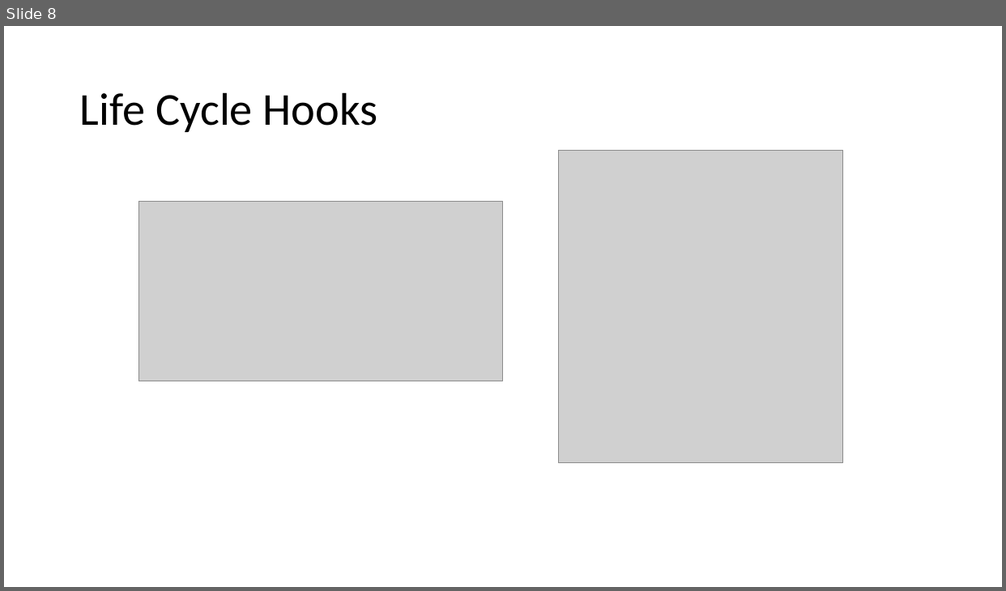
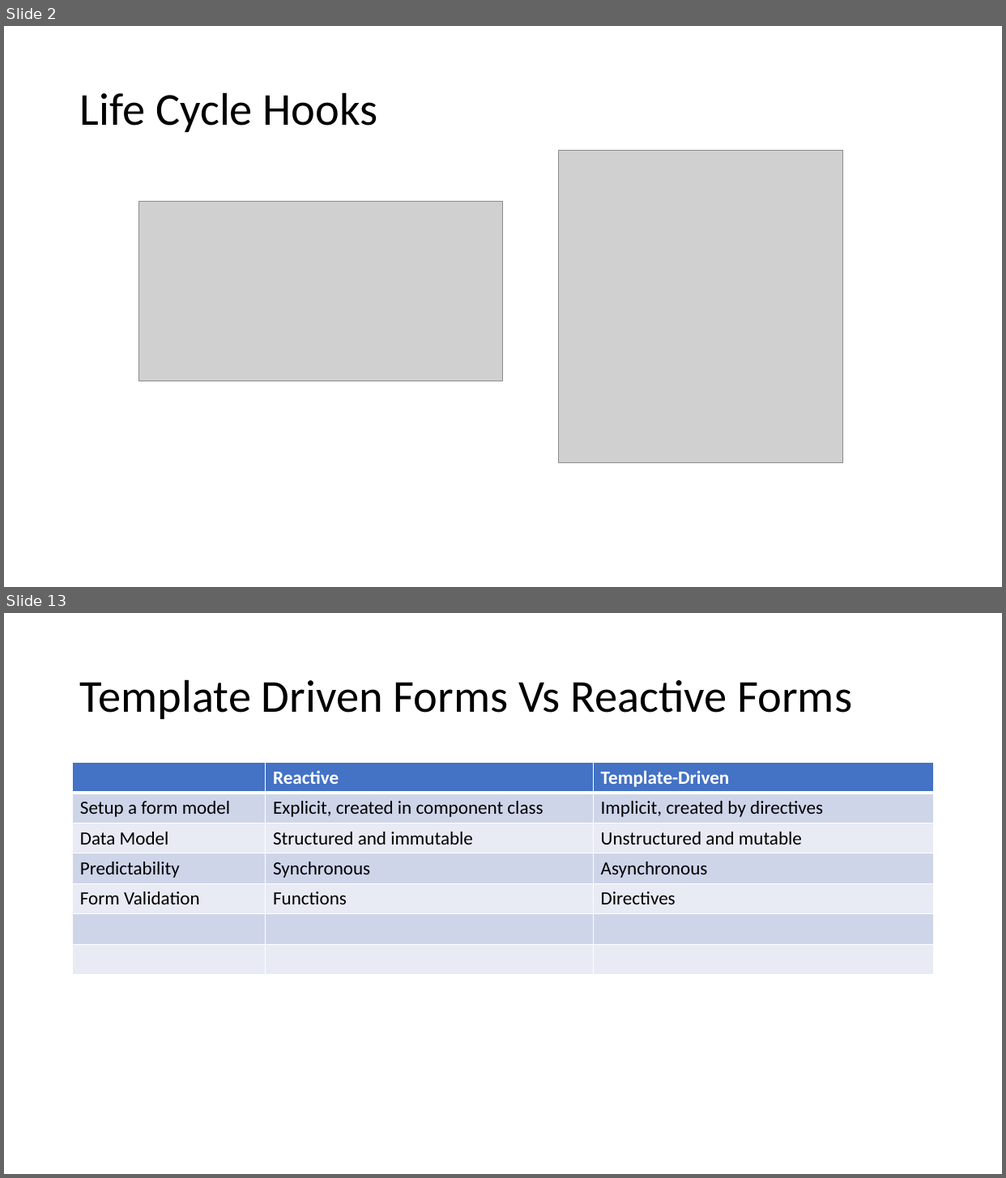
Before and after one commit to sitaramgarlapati/angularDemo, a slide deck: slides/Ang Sessions 2.pptx. Shown one above the other, each under a label of ours: slide 8 before the commit, slides 2 and 13 after it; the slides between them are not shown. The pictures are 1006x591 and 1006x1178 pixels, drawn with LibreOffice and Linux fonts; fonts in the diff are those of the drawing; grey boxes stand for pictures. Boxes give left, top, right and bottom in pixels: in the first picture for what was removed or moved away, otherwise in the second. Text is boxed around its words. In the diff, an @@ line names an element or a change of style, - is before the commit and + after.

```diff
--- a/slides/Ang Sessions 2.pptx
+++ b/slides/Ang Sessions 2.pptx
@@ slide 13 added at (4, 613, 1002, 1174), background #FFFFFF @@
@@ title added at (80, 679, 852, 719), 44 pt, text #000000 @@
+Template Driven Forms Vs Reactive Forms
@@ table added at (73, 763, 934, 975), 7 rows, 3 columns @@
+ | Reactive | Template-Driven
+Setup a form model | Explicit, created in component class | Implicit, created by directives
+Data Model | Structured and immutable | Unstructured and mutable
+Predictability | Synchronous | Asynchronous
+Form Validation | Functions | Directives
+ |  | 
+ |  | 
@@ what was slide 8 is now slide 2 @@
```
Also in this commit, not shown: 5 slides changed, 9 other slides added, 10 slides removed, 17 other files.
